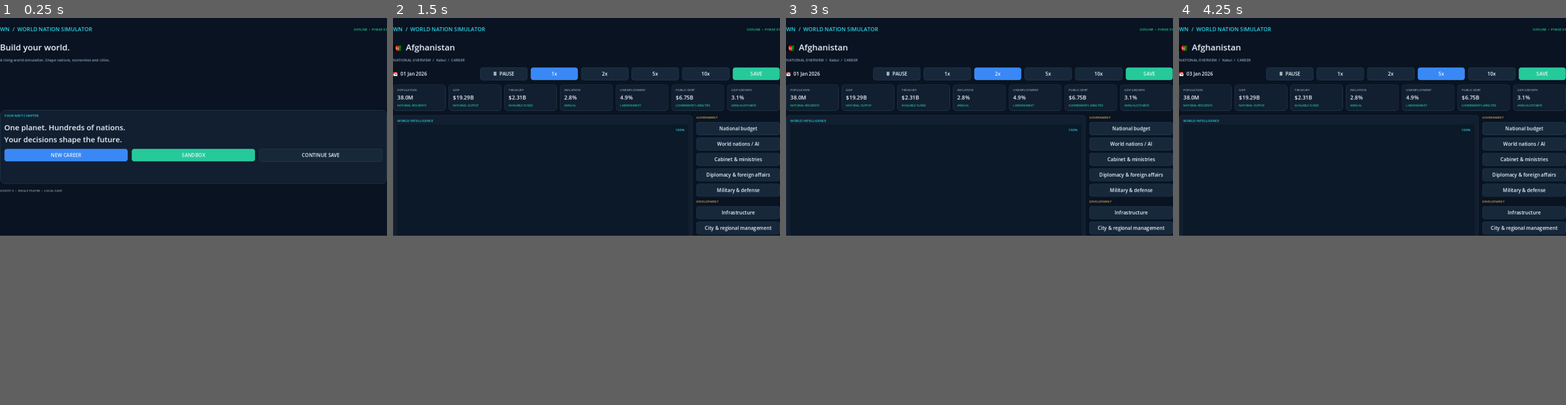
Above: before the commit, frames 1-4 (left to right).
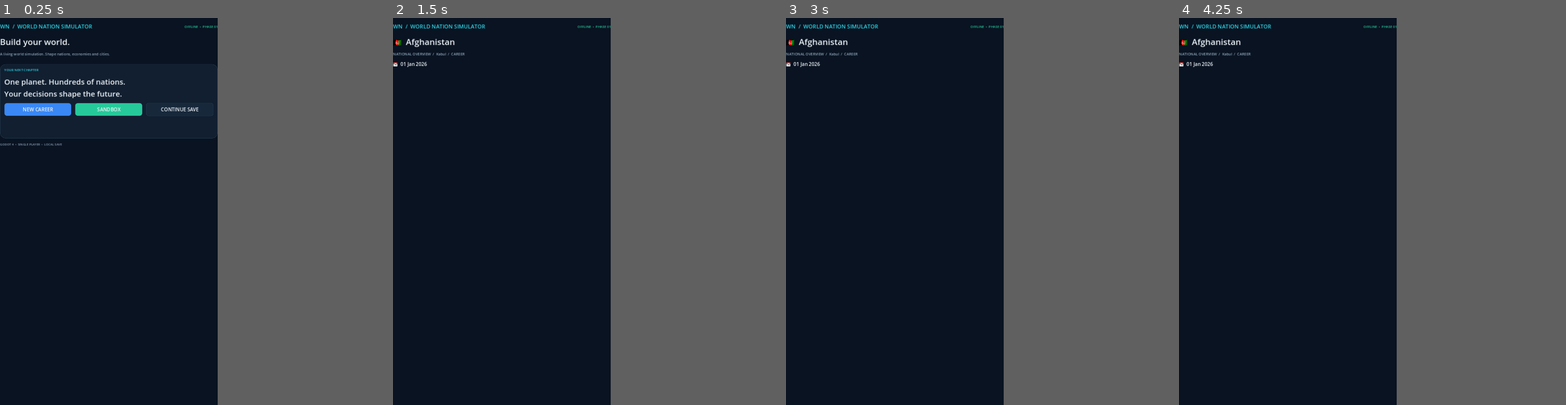
Above: after the commit, the same moments.

Repository: Muhtadi112/World-Nation-Simulator.
Game: Godot game, scene res://scenes/main.tscn
The game is run twice, just before and just after one commit, with the same random seed, the same clock (stepped at 60 frames per second) and the same inputs.
Inputs (mouse positions are in pixels of both pictures, inside the frame that each line leads up to):
- Up to frame 1 (0.25 s): no input
- Up to frame 2 (1.5 s): click "NEW CAREER" at 0.5 s; click "START SIMULATION →" at 1.25 s
- Up to frame 3 (3 s): click (948, 72) at 2 s, where only the run before the commit has a clickable "1x"; click (998, 72) at 2.75 s, where only the run before the commit has a clickable "2x"
- Up to frame 4 (4.25 s): click (1442, 72) at 3.5 s, where only the run before the commit has a clickable "5x"
In our replay, the window is 800x450 before the commit and 450x800 after it. These sizes can differ from the game's own. Grey fills any space a smaller window leaves; there, only what the larger window draws over its background counts as a difference.

The runs differ from the first frame. In frame 1, 7.2% of the frame differs, in the area x 0-100%, y 1-45%; in frame 2, 9.4%; in frame 3, 9.4%; in frame 4, 9.4%, in the area x 0-100%, y 1-57%.
Error after the commit: Invalid call. Nonexistent function 'add_spacer' in base 'HFlowContainer'. (res://scripts/main.gd:294)

Commit message:
Redesign UI for portrait Android gameplay

Diff:
--- a/project.godot
+++ b/project.godot
@@ -9,12 +9,12 @@
 config/description="Offline-first world, nation and city simulation."
 
 [display]
-window/size/viewport_width=1280
-window/size/viewport_height=720
-window/size/window_width_override=1280
-window/size/window_height_override=720
+window/size/viewport_width=720
+window/size/viewport_height=1280
+window/size/window_width_override=720
+window/size/window_height_override=1280
 window/stretch/mode="canvas_items"
-window/handheld/orientation=0
+window/handheld/orientation=1
 
 [rendering]
 renderer/rendering_method="gl_compatibility"
--- a/scripts/main.gd
+++ b/scripts/main.gd
@@ -91,8 +91,8 @@
 	root.add_theme_constant_override("separation", 0)
 	add_child(root)
 	var header := HBoxContainer.new()
-	header.custom_minimum_size.y = 76
-	header.add_theme_constant_override("separation", 18)
+	header.custom_minimum_size.y = 58
+	header.add_theme_constant_override("separation", 10)
 	header.add_theme_stylebox_override("panel", _style(PANEL, BORDER, 0, 0))
 	root.add_child(header)
 	var brand := Label.new()
@@ -107,15 +107,19 @@
 	status.add_theme_font_size_override("font_size", 11)
 	status.vertical_alignment = VERTICAL_ALIGNMENT_CENTER
 	header.add_child(status)
+	var scroll := ScrollContainer.new()
+	scroll.size_flags_vertical = Control.SIZE_EXPAND_FILL
+	scroll.horizontal_scroll_mode = ScrollContainer.SCROLL_MODE_DISABLED
+	root.add_child(scroll)
 	var body := VBoxContainer.new()
-	body.size_flags_vertical = Control.SIZE_EXPAND_FILL
-	body.add_theme_constant_override("separation", 14)
+	body.size_flags_horizontal = Control.SIZE_EXPAND_FILL
+	body.add_theme_constant_override("separation", 12)
 	body.add_theme_stylebox_override("panel", _style(BG, BG, 0, 0))
-	body.add_theme_constant_override("margin_left", 28)
-	body.add_theme_constant_override("margin_right", 28)
-	body.add_theme_constant_override("margin_top", 22)
-	body.add_theme_constant_override("margin_bottom", 18)
-	root.add_child(body)
+	body.add_theme_constant_override("margin_left", 16)
+	body.add_theme_constant_override("margin_right", 16)
+	body.add_theme_constant_override("margin_top", 16)
+	body.add_theme_constant_override("margin_bottom", 20)
+	scroll.add_child(body)
 	var heading := Label.new()
 	heading.text = title
 	heading.add_theme_font_size_override("font_size", 28)
@@ -171,9 +175,9 @@
 func _show_country_select() -> void:
 	current_screen = "countries"
 	var body := _base("Choose your nation", "Career begins in 2026. Select a country to start the simulation.")
-	var split := HBoxContainer.new()
+	var split := VBoxContainer.new()
 	split.size_flags_vertical = Control.SIZE_EXPAND_FILL
-	split.add_theme_constant_override("separation", 18)
+	split.add_theme_constant_override("separation", 12)
 	body.add_child(split)
 	var left := PanelContainer.new()
 	left.size_flags_horizontal = Control.SIZE_EXPAND_FILL
@@ -205,7 +209,7 @@
 	_populate_country_results()
 
 	var right := PanelContainer.new()
-	right.custom_minimum_size.x = 340
+	right.custom_minimum_size.y = 230
 	right.add_theme_stylebox_override("panel", _style(PANEL, BORDER, 1, 14))
 	split.add_child(right)
 	var detail := VBoxContainer.new()
@@ -279,8 +283,9 @@
 		_show_country_select()
 		return
 	var body := _base("%s  %s" % [country.get("flag", ""), country.get("name", "Nation")], "NATIONAL OVERVIEW  /  %s  /  %s" % [country.get("capital", ""), GameState.game_mode.to_upper()])
-	var toolbar := HBoxContainer.new()
-	toolbar.add_theme_constant_override("separation", 10)
+	var toolbar := HFlowContainer.new()
+	toolbar.add_theme_constant_override("h_separation", 6)
+	toolbar.add_theme_constant_override("v_separation", 6)
 	body.add_child(toolbar)
 	var date_label := Label.new()
 	date_label.text = "📅  %s" % GameState.formatted_date()
@@ -291,8 +296,10 @@
 	for speed in [1, 2, 5, 10]:
 		toolbar.add_child(_button("%dx" % speed, BLUE if GameState.simulation_speed == speed else PANEL_ALT, func(s: int = speed): GameState.simulation_speed = s; GameState.is_paused = false; _show_dashboard()))
 	toolbar.add_child(_button("SAVE", GREEN, _save_game))
-	var stats := HBoxContainer.new()
-	stats.add_theme_constant_override("separation", 10)
+	var stats := GridContainer.new()
+	stats.columns = 2
+	stats.add_theme_constant_override("h_separation", 8)
+	stats.add_theme_constant_override("v_separation", 8)
 	body.add_child(stats)
 	stats.add_child(_stat_card("POPULATION", _format_format_number(GameState.population), "NATIONAL RESIDENTS"))
 	stats.add_child(_stat_card("GDP", _money(GameState.gdp), "NATIONAL OUTPUT"))
@@ -301,7 +308,7 @@
 	stats.add_child(_stat_card("UNEMPLOYMENT", "%.1f%%" % GameState.unemployment, "LABOR MARKET"))
 	stats.add_child(_stat_card("PUBLIC DEBT", _money(GameState.debt), "GOVERNMENT LIABILITIES"))
 	stats.add_child(_stat_card("GDP GROWTH", "%.1f%%" % GameState.annual_gdp_growth, "ANNUAL ESTIMATE"))
-	var main_row := HBoxContainer.new()
+	var main_row := VBoxContainer.new()
 	main_row.size_flags_vertical = Control.SIZE_EXPAND_FILL
 	main_row.add_theme_constant_override("separation", 12)
 	body.add_child(main_row)
@@ -319,11 +326,13 @@
 	map_column.add_child(map_title)
 	var map := Control.new()
 	map.set_script(load("res://scripts/world_map.gd"))
+	map.custom_minimum_size = Vector2(0, 360)
+	map.size_flags_horizontal = Control.SIZE_EXPAND_FILL
 	map.size_flags_vertical = Control.SIZE_EXPAND_FILL
 	map_column.add_child(map)
 	map.connect("country_selected", Callable(self, "_on_map_country_selected"))
 	var side := VBoxContainer.new()
-	side.custom_minimum_size.x = 250
+	side.size_flags_horizontal = Control.SIZE_EXPAND_FILL
 	side.add_theme_constant_override("separation", 8)
 	main_row.add_child(side)
 	side.add_child(_section_label("GOVERNMENT"))
@@ -353,6 +362,7 @@
 	side.add_child(_button("Culture, tourism & heritage", PANEL_ALT, _show_tourism))
 	side.add_child(_button("MAIN MENU", PANEL_ALT, _show_home))
 	var note := Label.new()
+	note.autowrap_mode = TextServer.AUTOWRAP_WORD_SMART
 	note.text = "Monthly economic simulation • 177 mapped features • historical baseline estimates (2019)."
 	note.add_theme_color_override("font_color", MUTED)
 	note.add_theme_font_size_override("font_size", 10)
